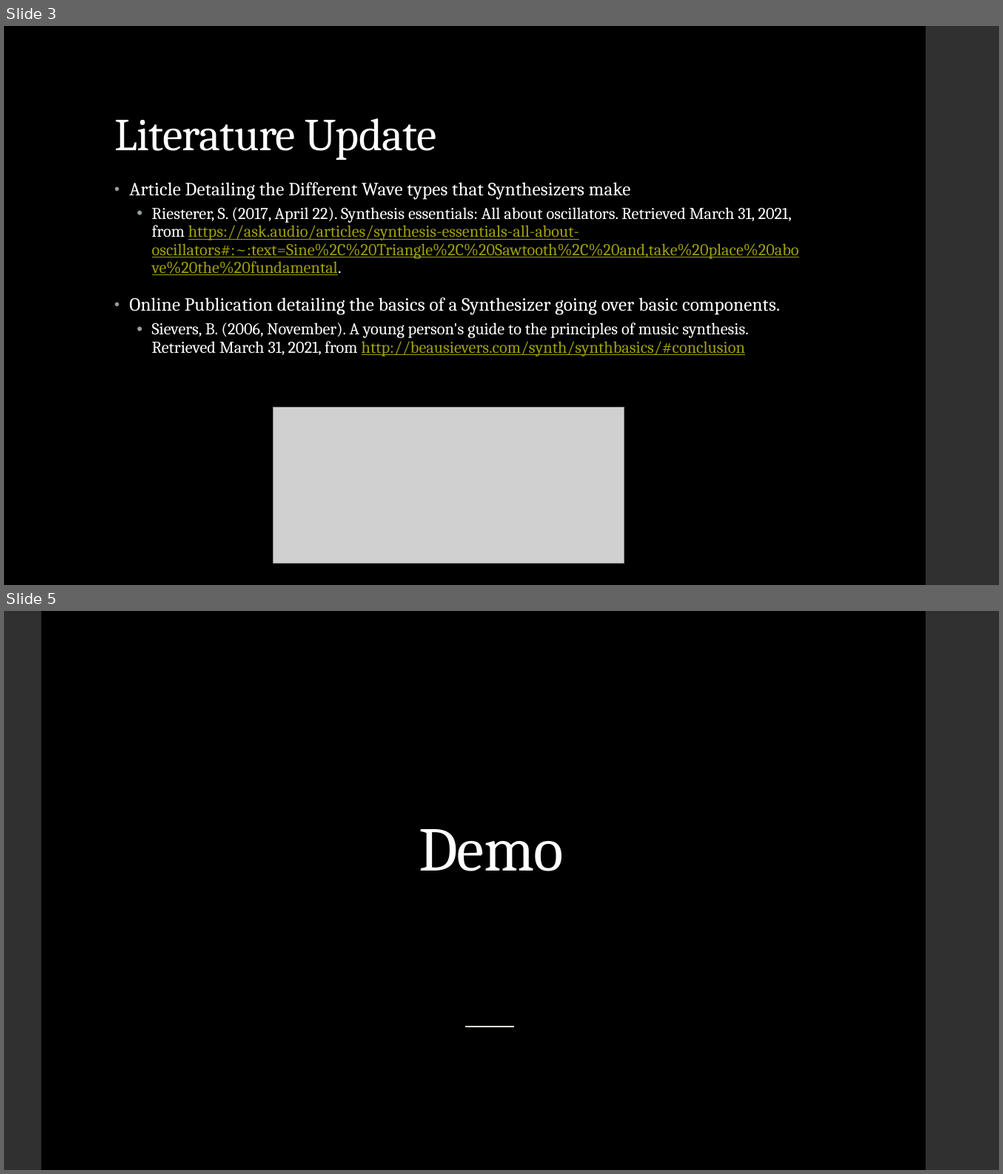
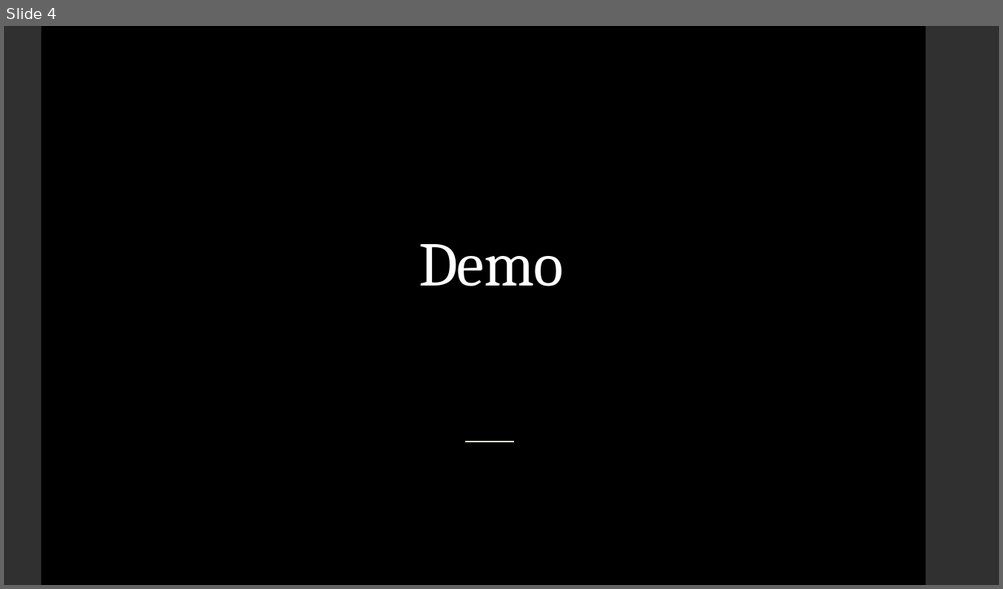
Before and after one commit to TheJMaster28/Pure-Data-Synth, a slide deck: Progress-Check/Concept_Sketch_Pres.pptx. Shown one above the other, each under a label of ours: slides 3 and 5 before the commit, slide 4 after it; the slides between them are not shown. The pictures are 1003x1174 and 1003x589 pixels, drawn with LibreOffice and Linux fonts; fonts in the diff are those of the drawing; grey boxes stand for pictures. Boxes give left, top, right and bottom in pixels: in the first picture for what was removed or moved away, otherwise in the second. Text is boxed around its words. In the diff, an @@ line names an element or a change of style, - is before the commit and + after.

```diff
--- a/Progress-Check/Concept_Sketch_Pres.pptx
+++ b/Progress-Check/Concept_Sketch_Pres.pptx
@@ slide 3 removed at box(4, 26, 999, 585), background #000000 @@
@@ rectangle removed at box(925, 26, 999, 585) @@
@@ title removed at box(114, 118, 437, 160) @@
-Literature Update
@@ text removed at box(129, 182, 799, 357) @@
-• Article Detailing the Different Wave types that Synthesizers make
-  • Riesterer, S. (2017, April 22). Synthesis essentials: All about oscillators. Retrieved March 31, 2021, from https://ask.audio/articles/synthesis-essentials-all-about-oscillators#:~:text=Sine%2C%20Triangle%2C%20Sawtooth%2C%20and,take%20place%20above%20the%20fundamental.
-• Online Publication detailing the basics of a Synthesizer going over basic components.
-  • Sievers, B. (2006, November). A young person's guide to the principles of music synthesis. Retrieved March 31, 2021, from http://beausievers.com/synth/synthbasics/#conclusion
@@ picture removed at box(273, 407, 624, 563) @@
@@ what was slide 5 is now slide 4 @@
```
Also in this commit, not shown: 3 slides changed, 4 other files.
